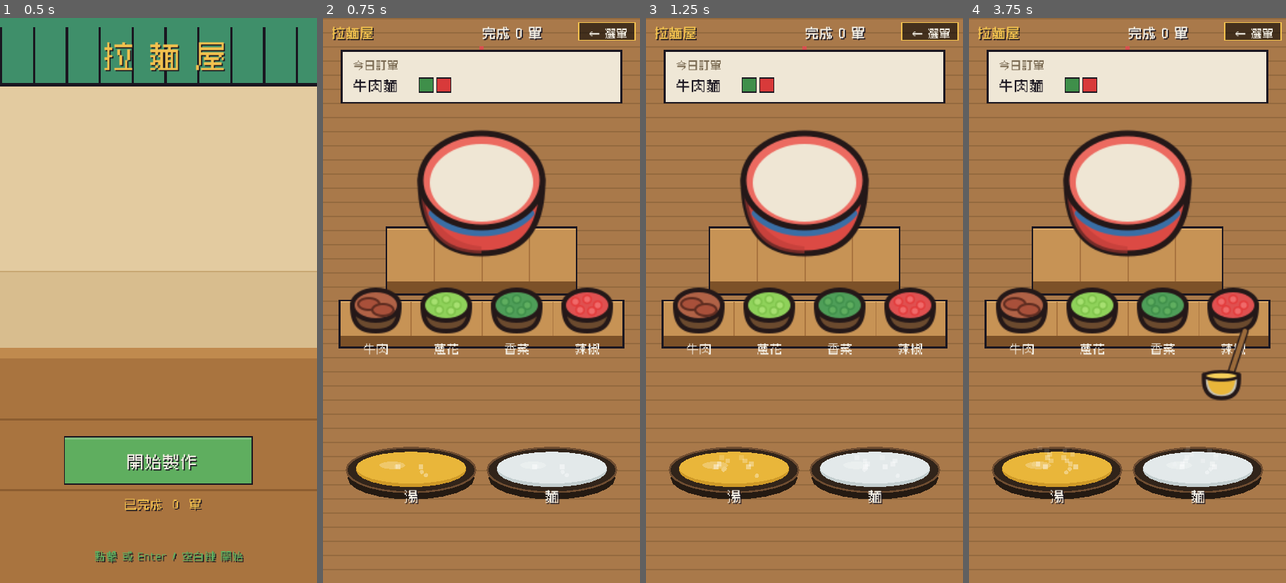
Above: before the commit, frames 1-4 (left to right).
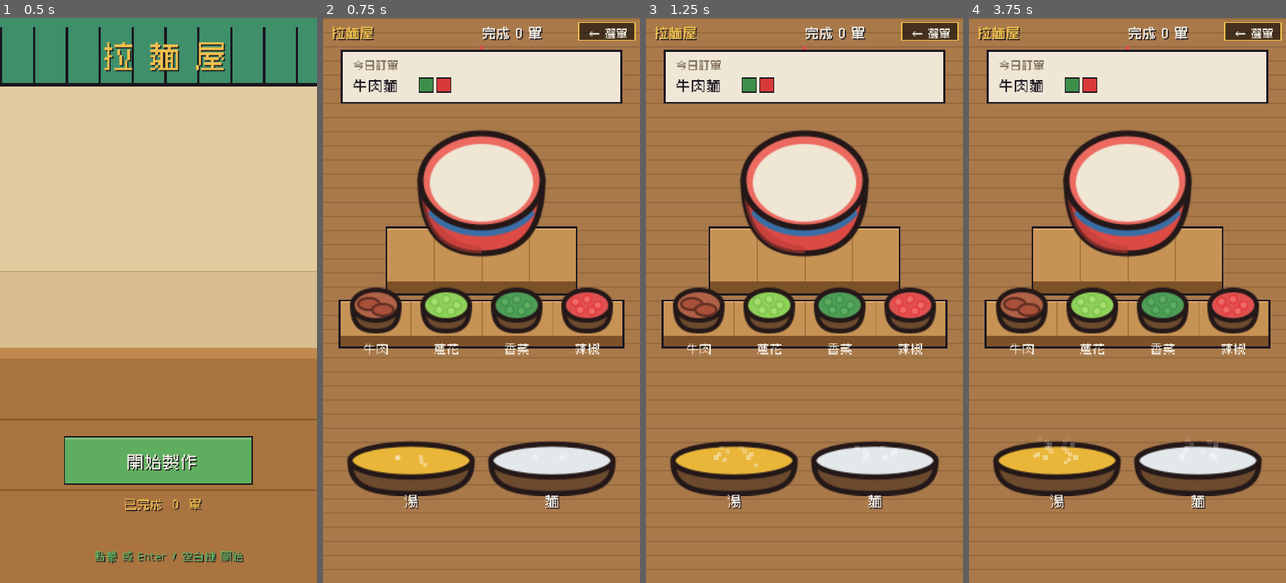
Above: after the commit, the same moments.

Repository: meloalright/ramen-ya
Game: Godot game, scene res://scenes/Menu.tscn
Two runs of this game, one before a commit and one after it. Both use one fixed random seed, a clock stepped at 60 frames per second and the inputs below.
Inputs (mouse positions are in pixels of both pictures, inside the frame that each line leads up to):
- Up to frame 1 (0.5 s): no input
- Up to frame 2 (0.75 s): tap Enter at 0.5 s; move the mouse to (551, 272) at 0.52 s; hold D from 0.53 s (still down); tap M at 0.6 s; click (551, 272) at 0.67 s
- Up to frame 3 (1.25 s): keep holding D; tap Space at 0.77 s
- Up to frame 4 (3.75 s): release D at 1.25 s; drag from (1064, 328) to (1111, 413) at 1.27 s; move the mouse to (1159, 176) at 2.02 s; hold D 2.03-2.75 s; tap Enter at 2.1 s; drag from (1111, 413) to (1032, 215) at 2.77 s; move the mouse to (1222, 385) at 3.52 s; hold A from 3.53 s (still down); tap E at 3.6 s

Frame 1 is identical in both runs. In frame 2, 4.8% of the frame differs, in the area x 7-93%, y 74-87%; in frame 3, 4.9%; in frame 4, 5.7%, in the area x 7-93%, y 55-87%.

Commit message:
feat(cook): soup/noodle are now wide ceramic bowls like the toppings
Replaced the recessed pot mouths with wide ceramic bowls (same tray style as the
topping trays) holding broth / water — same footprint, height like the topping
bowls. Bubbles, noodle nest, boil gauge and the small steam wisps stay on top.

Co-Authored-By: Claude Opus 4.8 (1M context) <noreply@anthropic.com>

Diff:
--- a/scripts/Main.gd
+++ b/scripts/Main.gd
@@ -127,11 +127,11 @@
 	_oy = _safe_t
 	# the two steam patches sit low on the page, just above the action button
 	if stations.size() >= 2:
-		var sy: float = _avail() - 96.0
+		var sy: float = _avail() - 104.0
 		stations[0]["center"] = Vector2(75, sy)
-		stations[0]["rect"] = Rect2(18, sy - 54, 116, 104)
+		stations[0]["rect"] = Rect2(17, sy - 30, 116, 72)
 		stations[1]["center"] = Vector2(195, sy)
-		stations[1]["rect"] = Rect2(136, sy - 54, 116, 104)
+		stations[1]["rect"] = Rect2(137, sy - 30, 116, 72)
 
 
 # usable content height between the safe-area insets
@@ -231,7 +231,8 @@
 			"b_chili", "sbowl_beef", "sbowl_scallion", "sbowl_cilantro", "sbowl_chili",
 			"pot_soup", "pot_noodle", "bowl_mini",
 			"td_bowl", "td_broth", "td_noodles", "td_beef", "td_pot_soup", "td_pot_noodle",
-			"td_vat_soup", "td_vat_noodle", "td_box_beef", "td_box_scallion", "td_box_cilantro", "td_box_chili"]:
+			"td_vat_soup", "td_vat_noodle", "td_bowl_soup", "td_bowl_noodle",
+			"td_box_beef", "td_box_scallion", "td_box_cilantro", "td_box_chili"]:
 		var p := "res://assets/cook/%s.png" % key
 		if ResourceLoader.exists(p):
 			ctex[key] = load(p)
@@ -963,14 +964,26 @@
 	var rr: int = s.r
 	# 湯 / 麵: a pot mouth set into the counter (body off-frame below) + rising steam
 	if s.item == "soup" or s.item == "noodles":
-		_draw_pot_mouth(c, s.item)
+		var bk := "td_bowl_soup" if s.item == "soup" else "td_bowl_noodle"
+		if ctex.has(bk):
+			var bt: Texture2D = ctex[bk]
+			# liquid surface (sprite y=20) lands at the station centre
+			draw_texture_rect(bt, Rect2(c.x - bt.get_width() / 2.0, c.y - 20.0,
+				bt.get_width(), bt.get_height()), false)
+		if s.item == "soup":
+			# a few simmering bubbles on the broth
+			var bcol: Color = C_SOUP.lightened(0.35)
+			var t := Time.get_ticks_msec() / 1000.0
+			for i in range(3):
+				var bx := c.x + sin(t * 1.3 + i * 2.1) * (12.0 + i * 7.0)
+				var by := c.y + cos(t * 1.1 + i * 1.7) * 4.0
+				draw_circle(Vector2(bx, by), 1.8, bcol)
 		if s.item == "noodles" and noodle_state == "cooking":
 			_draw_noodle_nest(Vector2(c.x, c.y - 1))
-		if s.item == "noodles" and noodle_state == "cooking":
-			_draw_boil_gauge(Vector2(c.x - 18, c.y + 26))
-		# label tucked under the pot mouth
-		_text(s.name, Vector2(c.x + 1, c.y + 27), 12, COL_INK, HORIZONTAL_ALIGNMENT_CENTER)
-		_text(s.name, Vector2(c.x, c.y + 26), 12, COL_WHITE, HORIZONTAL_ALIGNMENT_CENTER)
+			_draw_boil_gauge(Vector2(c.x - 18, c.y + 4))
+		# label under the bowl
+		_text(s.name, Vector2(c.x + 1, c.y + 39), 12, COL_INK, HORIZONTAL_ALIGNMENT_CENTER)
+		_text(s.name, Vector2(c.x, c.y + 38), 12, COL_WHITE, HORIZONTAL_ALIGNMENT_CENTER)
 		return
 	# ingredient boxes on the right
 	var spr := _item_sprite(s.item)
Binary file added: assets/cook/td_bowl_noodle.png
Not shown, added: assets/cook/td_bowl_noodle.png.import
Binary file added: assets/cook/td_bowl_soup.png
Not shown, added: assets/cook/td_bowl_soup.png.import
Not shown, changed: assets/cook/gen_svg.py
